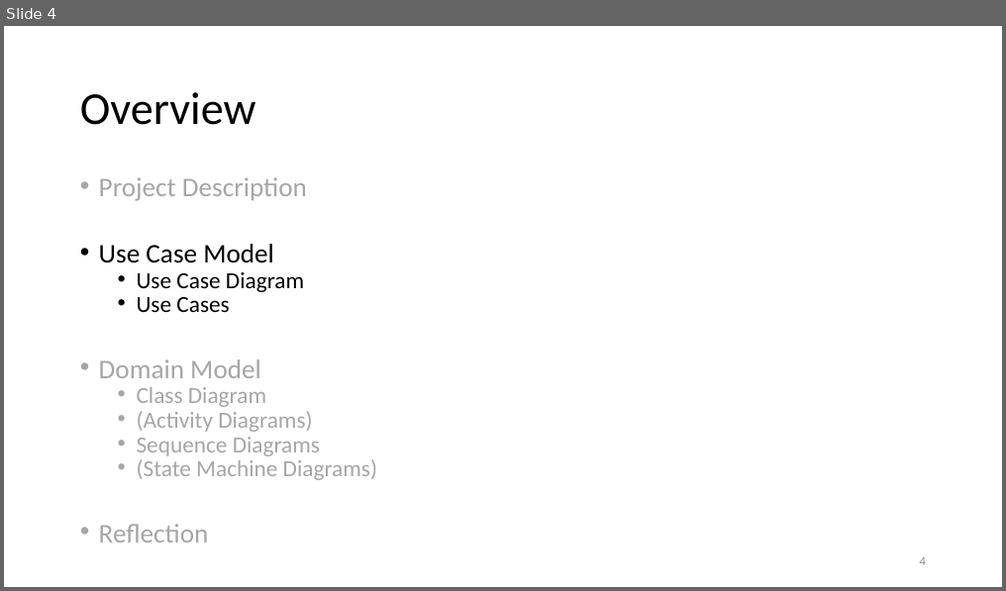
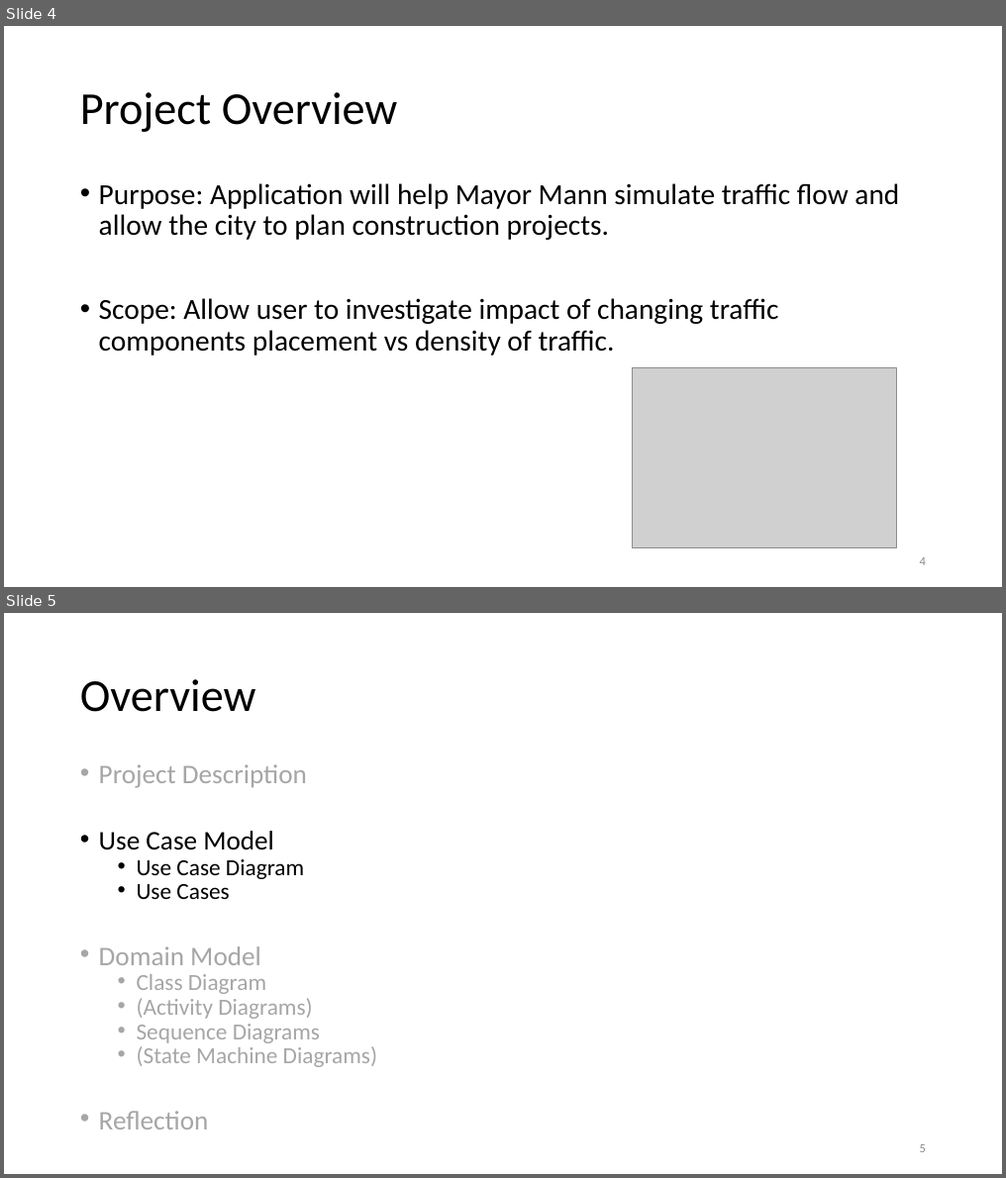
Before and after one commit to datduyng/networkflow.java, a slide deck: slides/increment02-use-case-analysis.pptx. Shown one above the other, each under a label of ours: slide 4 before the commit, slides 4 and 5 after it. The pictures are 1006x591 and 1006x1178 pixels, drawn with LibreOffice and Linux fonts; fonts in the diff are those of the drawing; grey boxes stand for pictures. Boxes give left, top, right and bottom in pixels: in the first picture for what was removed or moved away, otherwise in the second. Text is boxed around its words. In the diff, an @@ line names an element or a change of style, - is before the commit and + after.

```diff
--- a/slides/increment02-use-case-analysis.pptx
+++ b/slides/increment02-use-case-analysis.pptx
@@ slide 4 added at (x1=4, y1=26, x2=1002, y2=587), background #FFFFFF @@
@@ title added at (x1=80, y1=92, x2=398, y2=132), 44 pt, text #000000 @@
+Project Overview
@@ text added at (x1=99, y1=183, x2=899, y2=356), 28 pt, text #000000 @@
+• Purpose: Application will help Mayor Mann simulate traffic flow and allow the city to plan construction projects.
+• Scope: Allow user to investigate impact of changing traffic components placement vs density of traffic.
@@ picture added at (x1=632, y1=369, x2=896, y2=550) @@
@@ page number added at (x1=920, y1=558, x2=926, y2=566), 12 pt, text #8C8C8C @@
+4
@@ what was slide 4 is now slide 5 @@
@@ page number at (x1=920, y1=1145, x2=926, y2=1153): text changed @@
-4
+5
```
Also in this commit, not shown: 5 slides changed, 5 other slides added, 3 slides removed, 2 other files.
